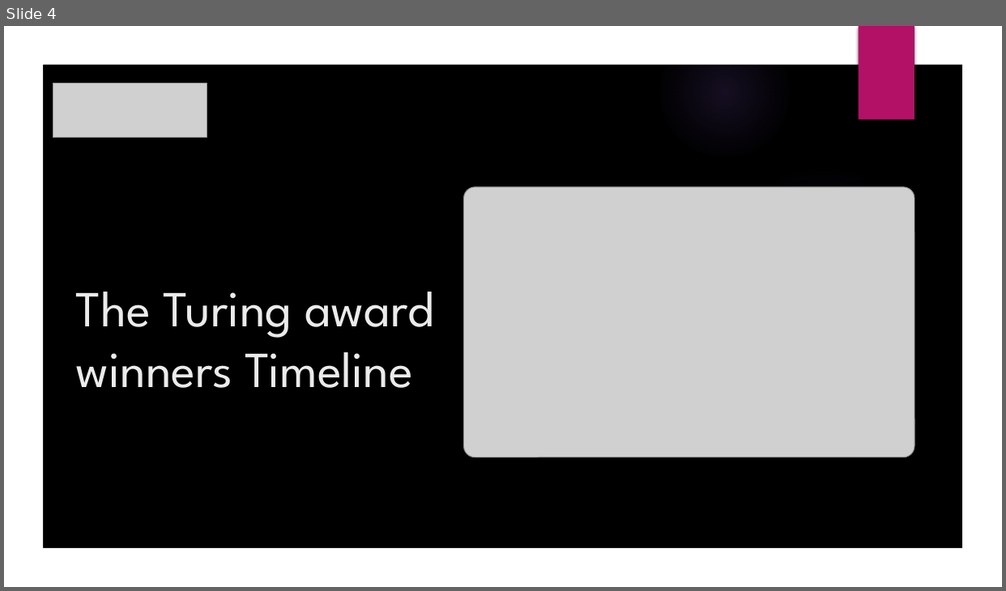
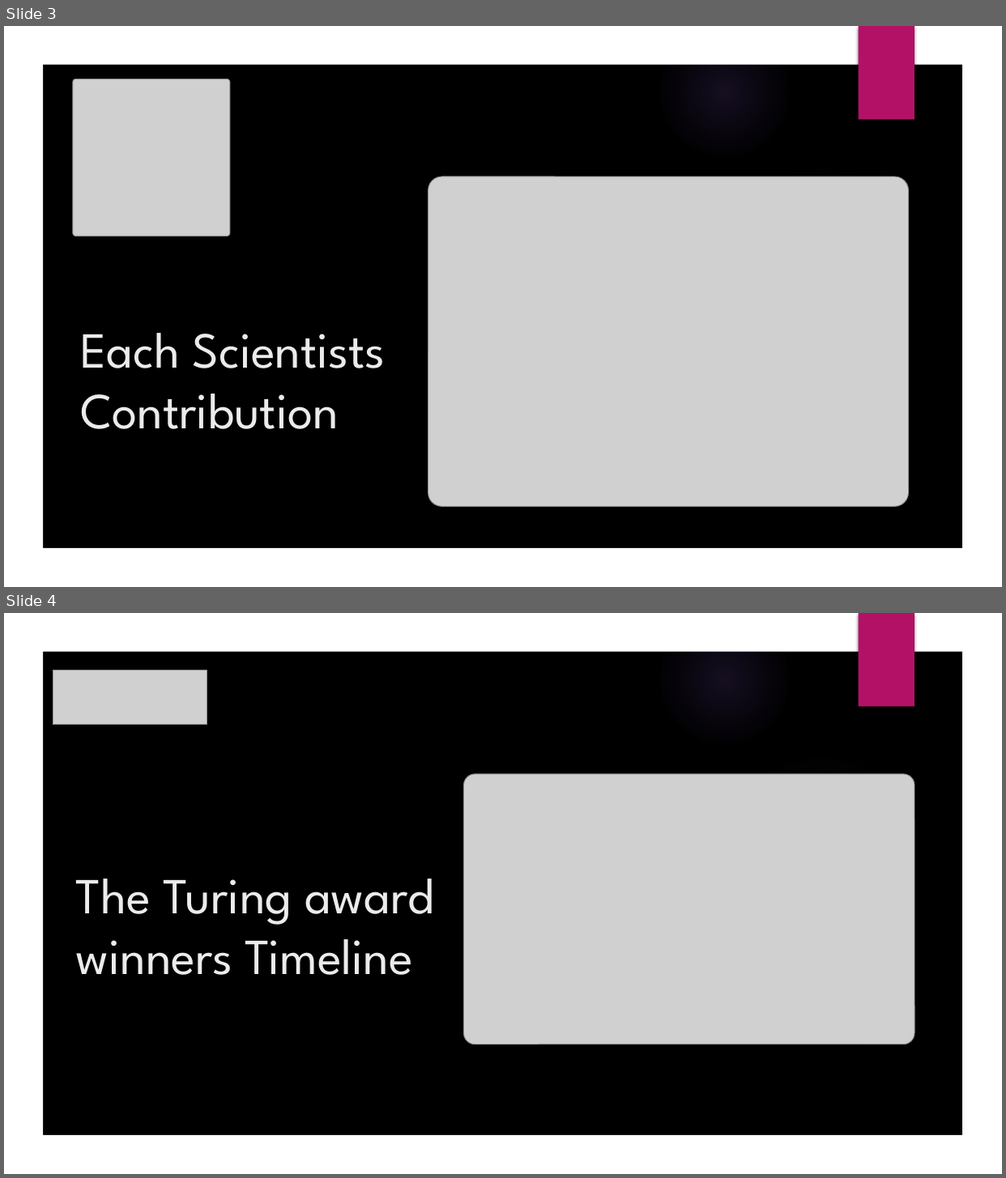
Before and after one commit to GallagherStephen/ResearchMethodsPresentation, a slide deck: Research Methods in Computing Presentation.pptx. Shown one above the other, each under a label of ours: slide 4 before the commit, slides 3 and 4 after it. The pictures are 1006x591 and 1006x1178 pixels, drawn with LibreOffice and Linux fonts; fonts in the diff are those of the drawing; grey boxes stand for pictures; background and template pictures are left out. Boxes give left, top, right and bottom in pixels: in the first picture for what was removed or moved away, otherwise in the second. Text is boxed around its words. In the diff, an @@ line names an element or a change of style, - is before the commit and + after.

Commit message:
added slide which indicates their contributions to AI

```diff
--- a/Research Methods in Computing Presentation.pptx
+++ b/Research Methods in Computing Presentation.pptx
@@ slide 3 added at <box>4,26,1002,587</box>, background picture (left out); not listed: 7 template elements that a slide beside it also shows @@
@@ freeform shape added at <box>4,26,1002,587</box>, fill #000000 @@
@@ freeform shape added at <box>4,26,1002,587</box>, fill #FFFFFF @@
@@ rectangle added at <box>859,26,914,120</box>, fill #B31166 @@
@@ picture added at <box>73,79,230,237</box> @@
@@ picture added at <box>428,177,909,506</box> @@
@@ title added at <box>80,333,386,429</box>, 48.6 pt, text #EBEBEB @@
+Each Scientists Contribution
```
Also in this commit, not shown: 1 slide changed, 1 slide removed.
